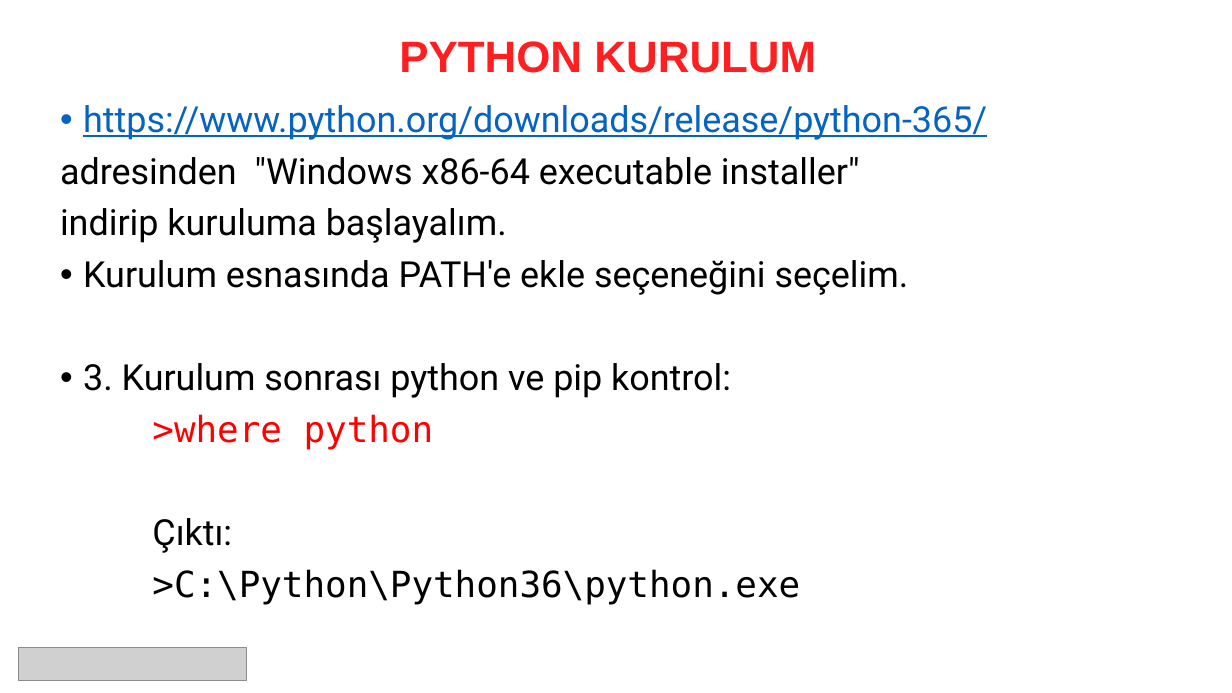
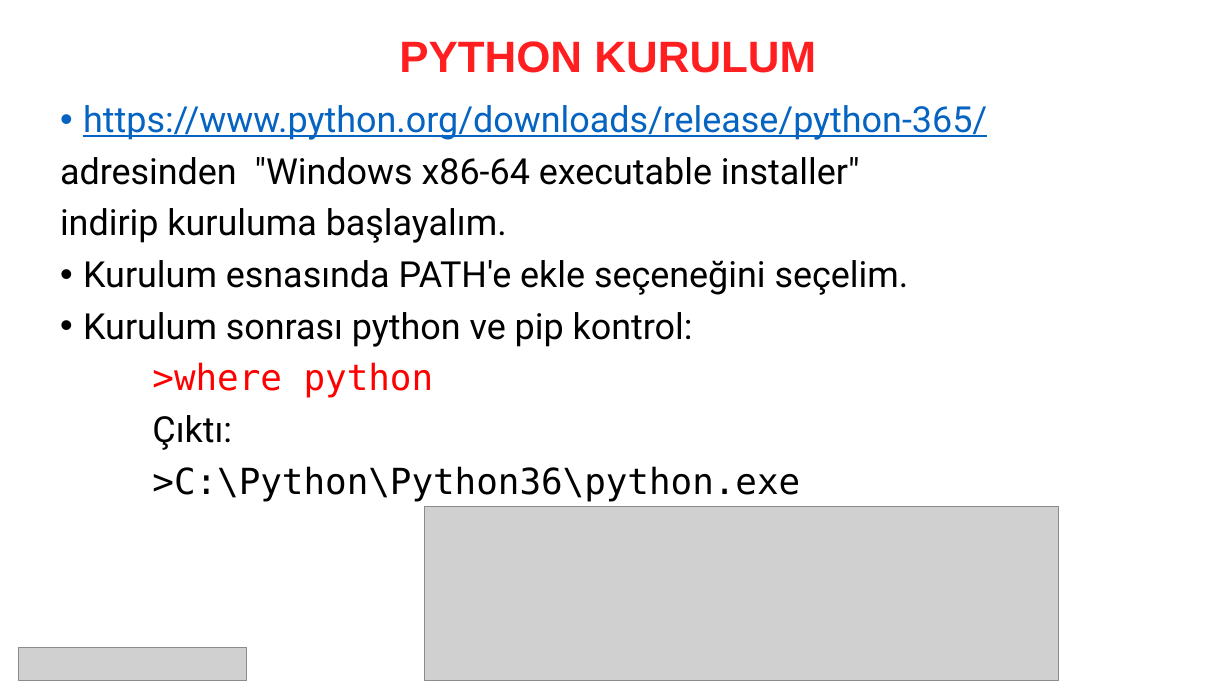
Before and after one commit to MustafaErenSonkaya/machine-learning-with-python-101, a slide deck: slide 3 of presentations/07. Kod geliştirme ortamının kurulması.pptx. Drawn at 1232x693 pixels with LibreOffice and Linux fonts; fonts in the diff are those of the drawing; grey boxes stand for pictures. Boxes give left, top, right and bottom in pixels: in the first picture for what was removed or moved away, otherwise in the second. Text is boxed around its words. In the diff, an @@ line names an element or a change of style, - is before the commit and + after.

```diff
--- a/presentations/07. Kod geliştirme ortamının kurulması.pptx
+++ b/presentations/07. Kod geliştirme ortamının kurulması.pptx
@@ text at <box>83,312,693,347</box>: text changed @@
-• 3. Kurulum sonrası python ve pip kontrol:
+• Kurulum sonrası python ve pip kontrol:
@@ picture added at <box>425,506,1059,680</box> @@
```
Also in this commit, not shown: 1 other slide changed, 31 other files.
